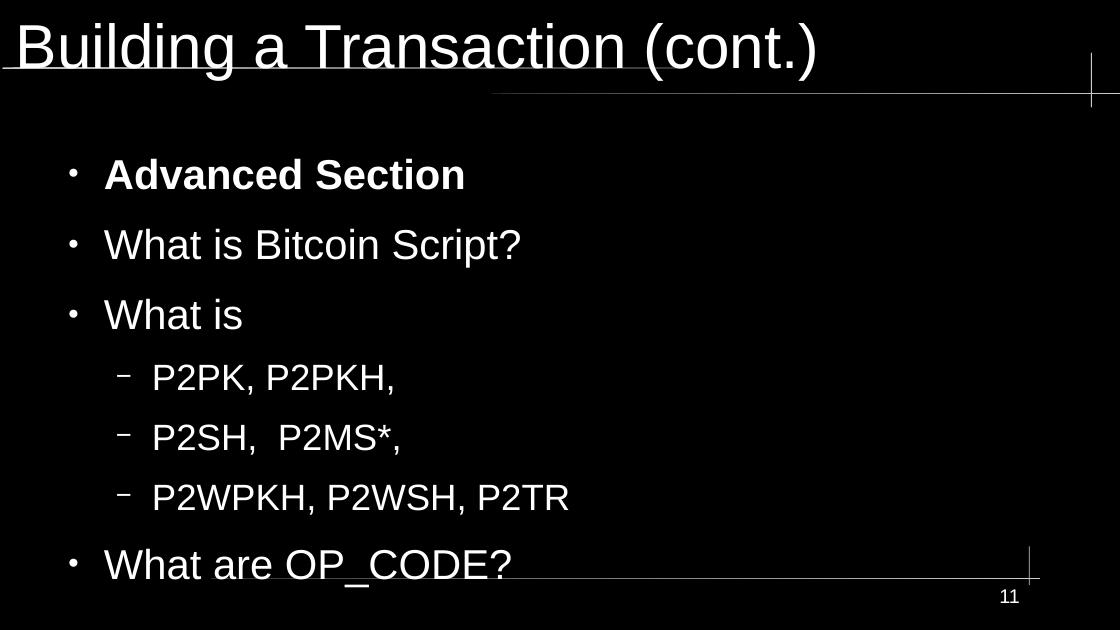
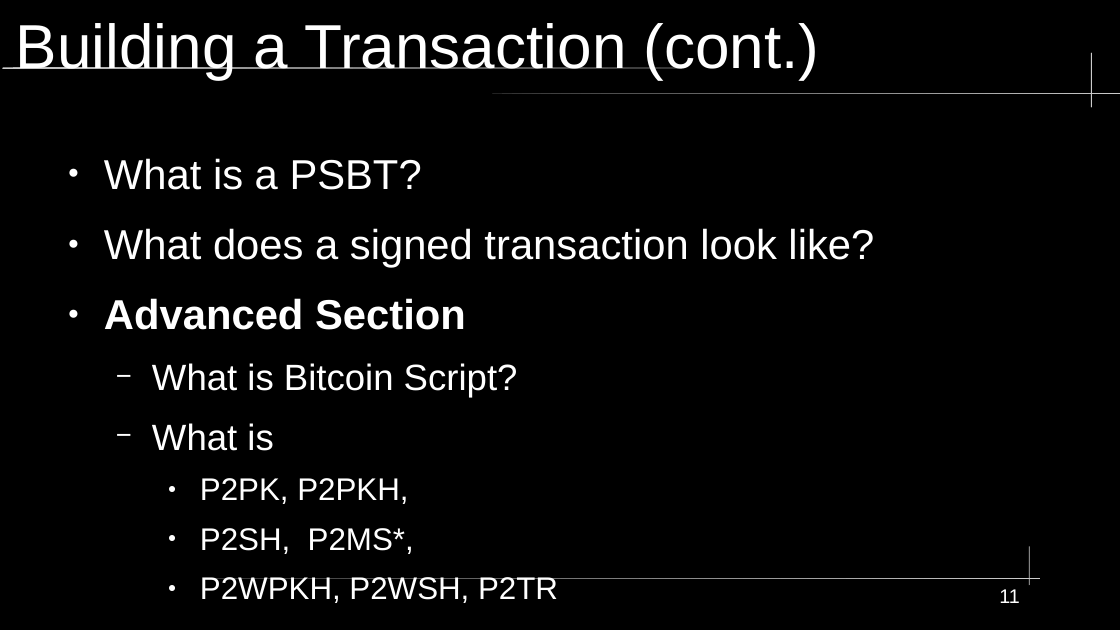
Before and after one commit to jasonribble/journey-of-an-utxo, a slide deck: slide 11 of slides.odp. Drawn at 1120x630 pixels with LibreOffice and Linux fonts; fonts in the diff are those of the drawing. Boxes give left, top, right and bottom in pixels: in the first picture for what was removed or moved away, otherwise in the second. Text is boxed around its words. In the diff, an @@ line names an element or a change of style, - is before the commit and + after.

Commit message:
fix: slides
I don't know what I fixed because...that's how these .odp files work

```diff
--- a/slides.odp
+++ b/slides.odp
@@ text at [104,158,874,267]: paragraphs added @@
+● What is a PSBT?
+● What does a signed transaction look like?
@@ text at [152,363,558,603]: size 29.6 to 25.9 pt in "What is Bitcoin Script?", "What is", "What are OP_CODE?"; size 25.9 to 22.2 pt in "P2PK, P2PKH,", "P2SH, P2MS*,", "P2WPKH, P2WSH, P2TR"; bullet ● to −; list level 1 to 2 in "What is Bitcoin Script?"; list level 1 to 2 in "What is"; bullet − to ●; list level 2 to 3 in "P2PK, P2PKH,"; list level 2 to 3 in "P2SH, P2MS*,"; list level 2 to 3 in "P2WPKH, P2WSH, P2TR"; list level 1 to 2 in "What are OP_CODE?" @@
```
Also in this commit, not shown: 4 other slides changed.
